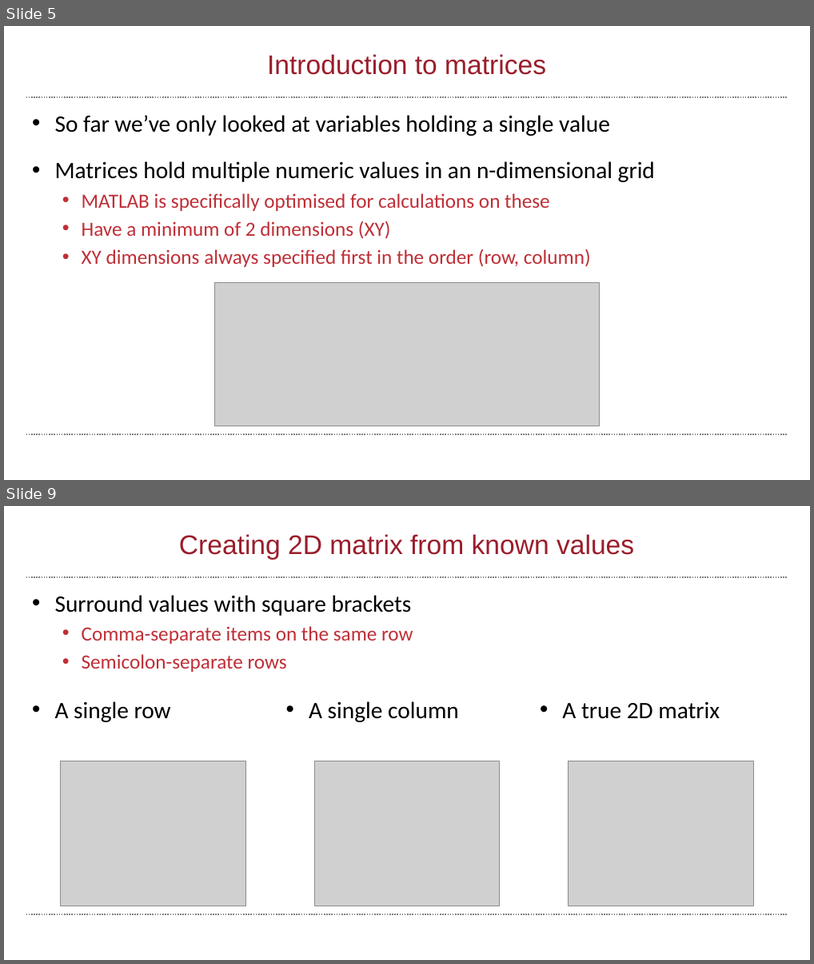
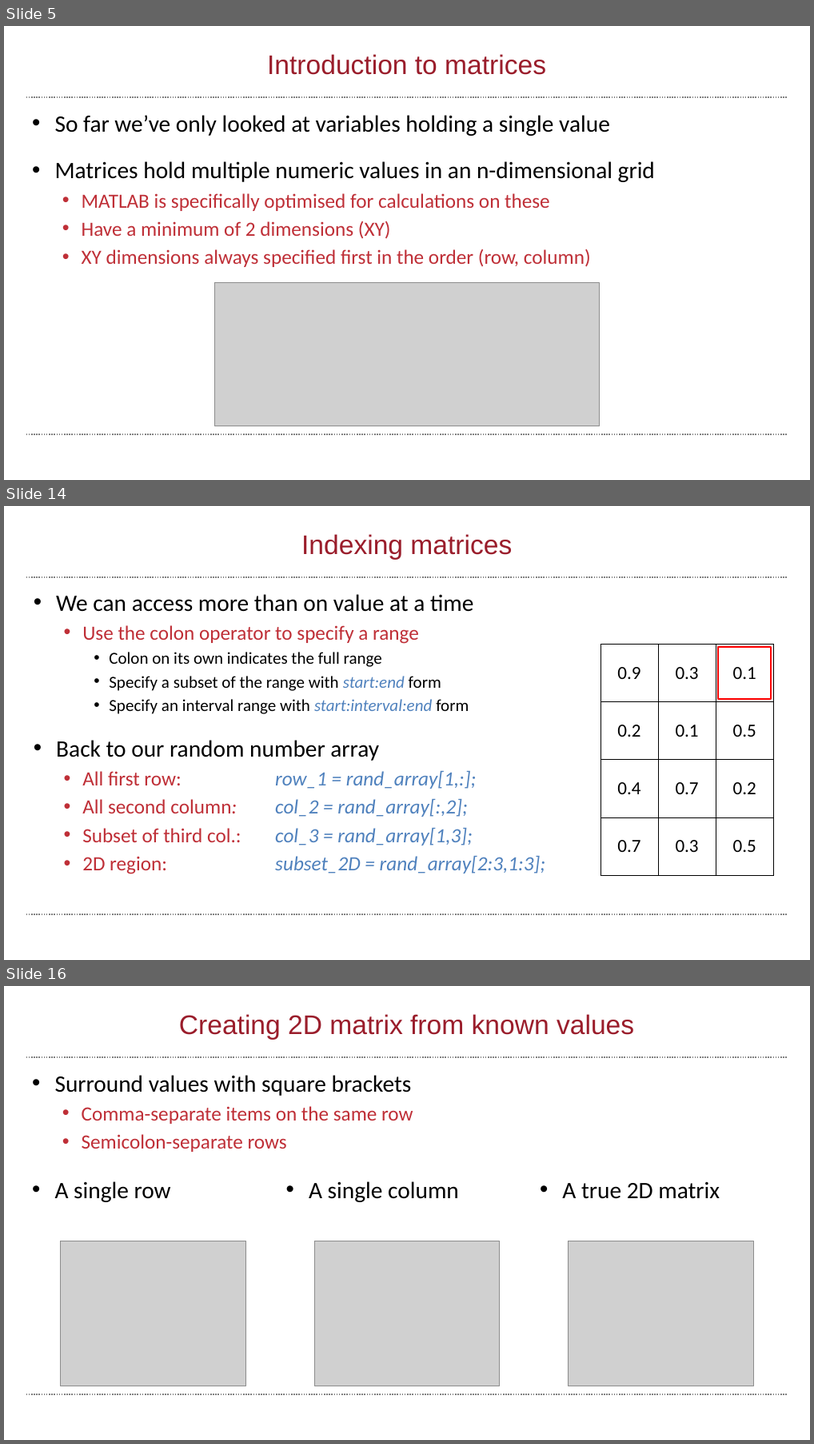
Before and after one commit to wbif-bristol/MATLAB-course, a slide deck: Session 2 - Matrices and image processing/MATLAB Session 2.pptx. Shown one above the other, each under a label of ours: slides 5 and 9 before the commit, slides 5, 14 and 16 after it; the slides between them are not shown. The pictures are 814x964 and 814x1444 pixels, drawn with LibreOffice and Linux fonts; fonts in the diff are those of the drawing; grey boxes stand for pictures; background and template pictures are left out. Boxes give left, top, right and bottom in pixels: in the first picture for what was removed or moved away, otherwise in the second. Text is boxed around its words. In the diff, an @@ line names an element or a change of style, - is before the commit and + after.

Commit message:
Added indexing to Session 2

```diff
--- a/Session 2 - Matrices and image processing/MATLAB Session 2.pptx
+++ b/Session 2 - Matrices and image processing/MATLAB Session 2.pptx
@@ slide 14 added at box(4, 506, 810, 960), background #FFFFFF; not listed: 2 template elements that a slide beside it also shows @@
@@ title added at box(302, 534, 512, 560), 32 pt, text #9A1D2B @@
+Indexing matrices
@@ text added at box(56, 594, 546, 873), 24 pt, text #000000 @@
+• We can access more than on value at a time
+  • Use the colon operator to specify a range
+    • Colon on its own indicates the full range
+    • Specify a subset of the range with start:end form
+    • Specify an interval range with start:interval:end form
+• Back to our random number array
+  • All first row: row_1 = rand_array[1,:];
+  • All second column: col_2 = rand_array[:,2];
+  • Subset of third col.: col_3 = rand_array[1,3];
+  • 2D region: subset_2D = rand_array[2:3,1:3];
@@ table added at box(601, 644, 774, 875), 4 rows, 3 columns @@
+0.9 | 0.3 | 0.1
+0.2 | 0.1 | 0.5
+0.4 | 0.7 | 0.2
+0.7 | 0.3 | 0.5
@@ rectangle added at box(719, 647, 772, 700), outline #FF0000 2 pt @@
@@ what was slide 9 is now slide 16 @@
```
Also in this commit, not shown: 1 slide changed, 9 other slides added, 2 slides removed.
